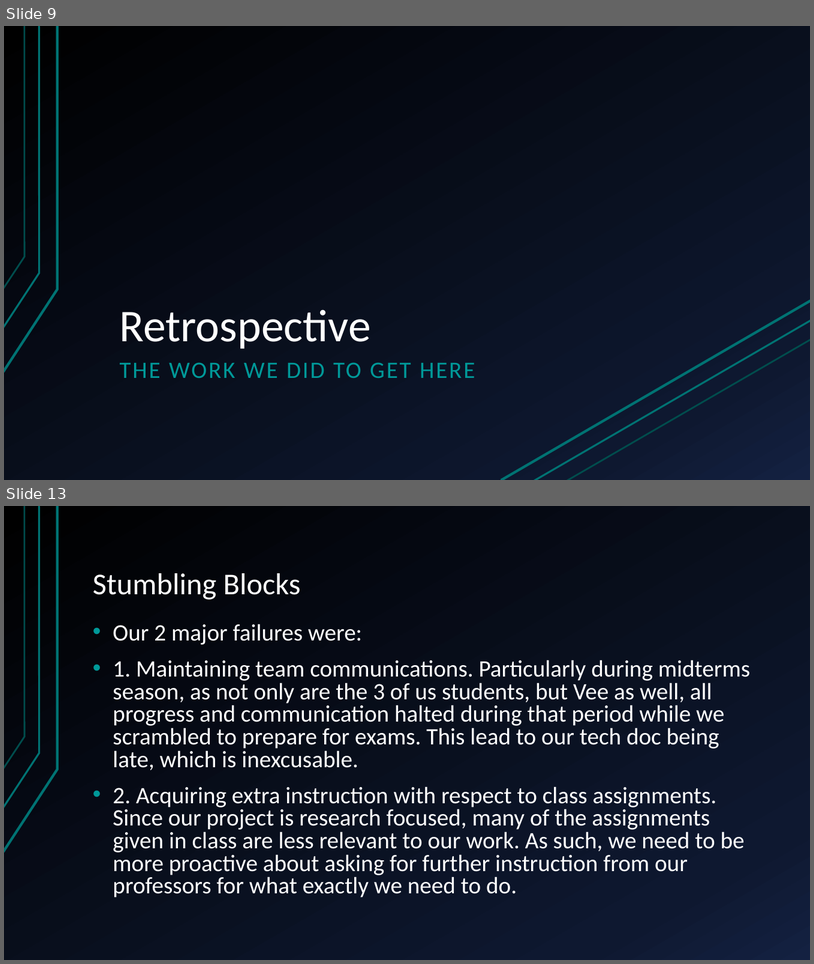
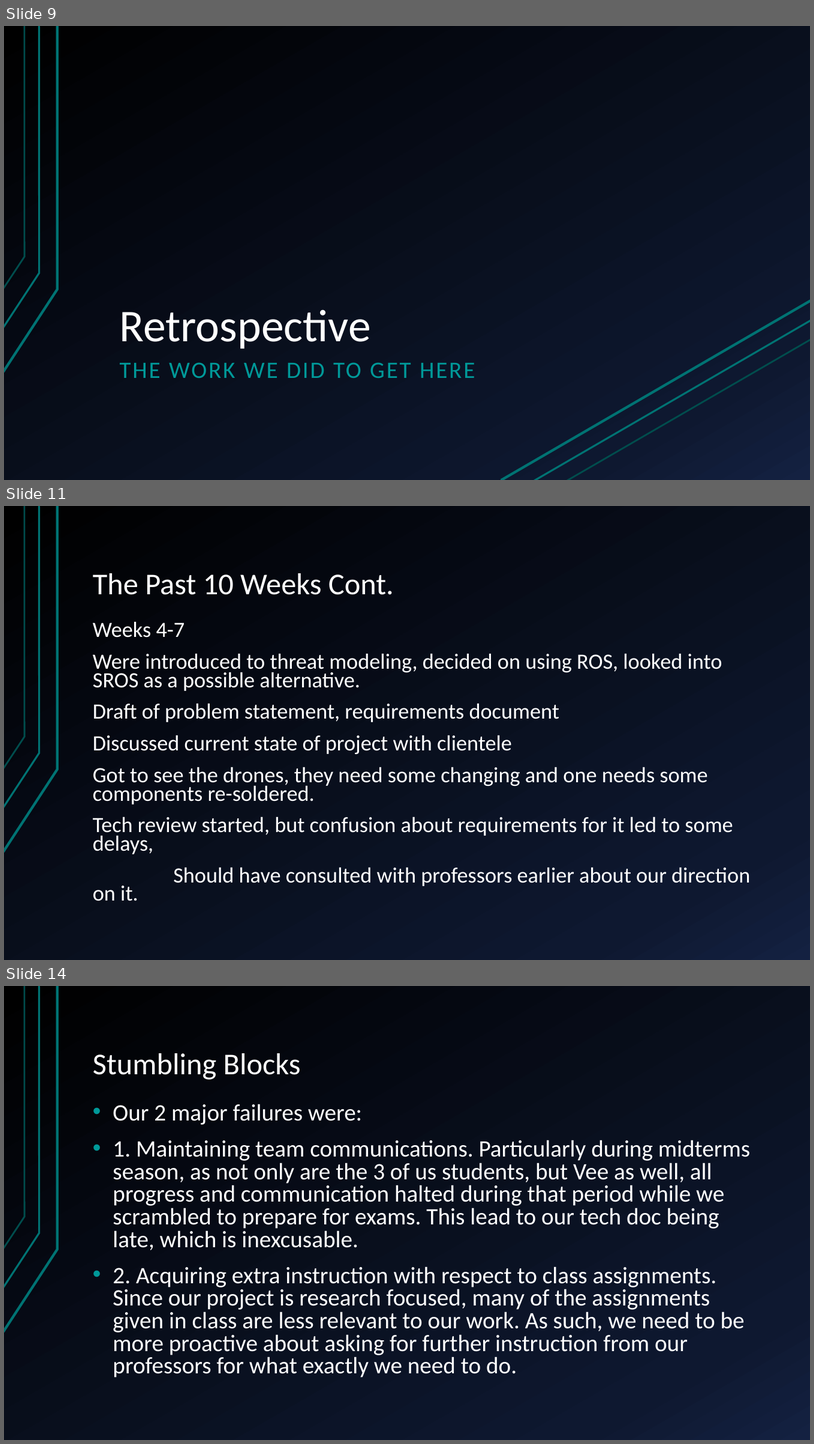
Before and after one commit to giacoppd/Security-For-Robotics, a slide deck: docs/progress_report/progress_report.pptx. Shown one above the other, each under a label of ours: slides 9 and 13 before the commit, slides 9, 11 and 14 after it; the slides between them are not shown. The pictures are 814x964 and 814x1444 pixels, drawn with LibreOffice and Linux fonts; fonts in the diff are those of the drawing. Boxes give left, top, right and bottom in pixels: in the first picture for what was removed or moved away, otherwise in the second. Text is boxed around its words. In the diff, an @@ line names an element or a change of style, - is before the commit and + after.

```diff
--- a/docs/progress_report/progress_report.pptx
+++ b/docs/progress_report/progress_report.pptx
@@ slide 11 added at [4, 506, 810, 960], background gradient #000000 to #0F1931 to #142242; not listed: 3 template elements that a slide beside it also shows @@
@@ title added at [93, 573, 394, 595], 36 pt, text #FFFFFF @@
+The Past 10 Weeks Cont.
@@ text added at [93, 621, 750, 901], 25.9 pt, text #FFFFFF @@
+Weeks 4-7
+Were introduced to threat modeling, decided on using ROS, looked into SROS as a possible alternative.
+Draft of problem statement, requirements document
+Discussed current state of project with clientele
+Got to see the drones, they need some changing and one needs some components re-soldered.
+Tech review started, but confusion about requirements for it led to some delays,
+Should have consulted with professors earlier about our direction on it.
@@ what was slide 13 is now slide 14 @@
```
Also in this commit, not shown: 3 slides changed.
